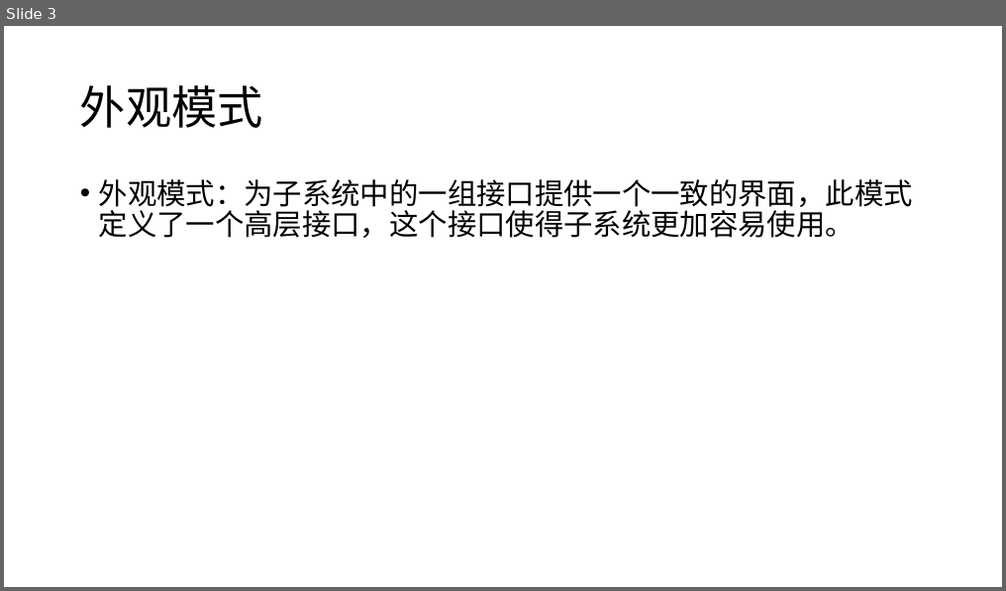
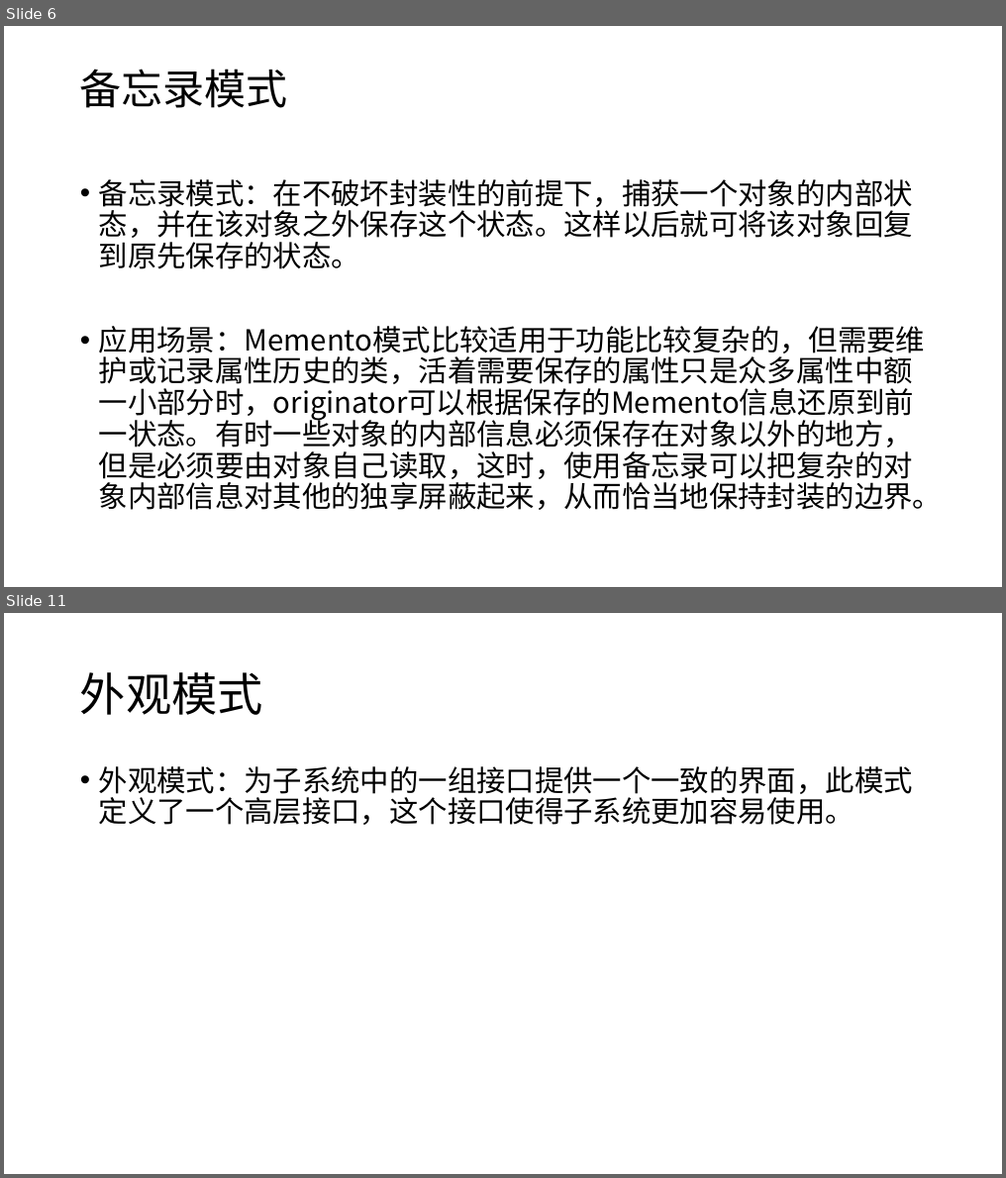
Before and after one commit to CYZZ/shejimoshi, a slide deck: 0329分享会资料/设计模式0328.pptx. Shown one above the other, each under a label of ours: slide 3 before the commit, slides 6 and 11 after it; the slides between them are not shown. The pictures are 1006x591 and 1006x1178 pixels, drawn with LibreOffice and Linux fonts; fonts in the diff are those of the drawing. Boxes give left, top, right and bottom in pixels: in the first picture for what was removed or moved away, otherwise in the second. Text is boxed around its words. In the diff, an @@ line names an element or a change of style, - is before the commit and + after.

Commit message:
feat：更新ppt添加备忘录模式

```diff
--- a/0329分享会资料/设计模式0328.pptx
+++ b/0329分享会资料/设计模式0328.pptx
@@ slide 6 added at <box>4,26,1002,587</box>, background #FFFFFF @@
@@ title added at <box>80,69,288,108</box>, 40 pt, text #000000 @@
+备忘录模式
@@ text added at <box>99,179,942,510</box>, 28 pt, text #000000 @@
+• 备忘录模式：在不破坏封装性的前提下，捕获一个对象的内部状态，并在该对象之外保存这个状态。这样以后就可将该对象回复到原先保存的状态。
+• 应用场景：Memento模式比较适用于功能比较复杂的，但需要维护或记录属性历史的类，活着需要保存的属性只是众多属性中额一小部分时，originator可以根据保存的Memento信息还原到前一状态。有时一些对象的内部信息必须保存在对象以外的地方，但是必须要由对象自己读取，这时，使用备忘录可以把复杂的对象内部信息对其他的独享屏蔽起来，从而恰当地保持封装的边界。
@@ what was slide 3 is now slide 11 @@
```
Also in this commit, not shown: 9 other slides added, 2 slides removed, 1 other file.
